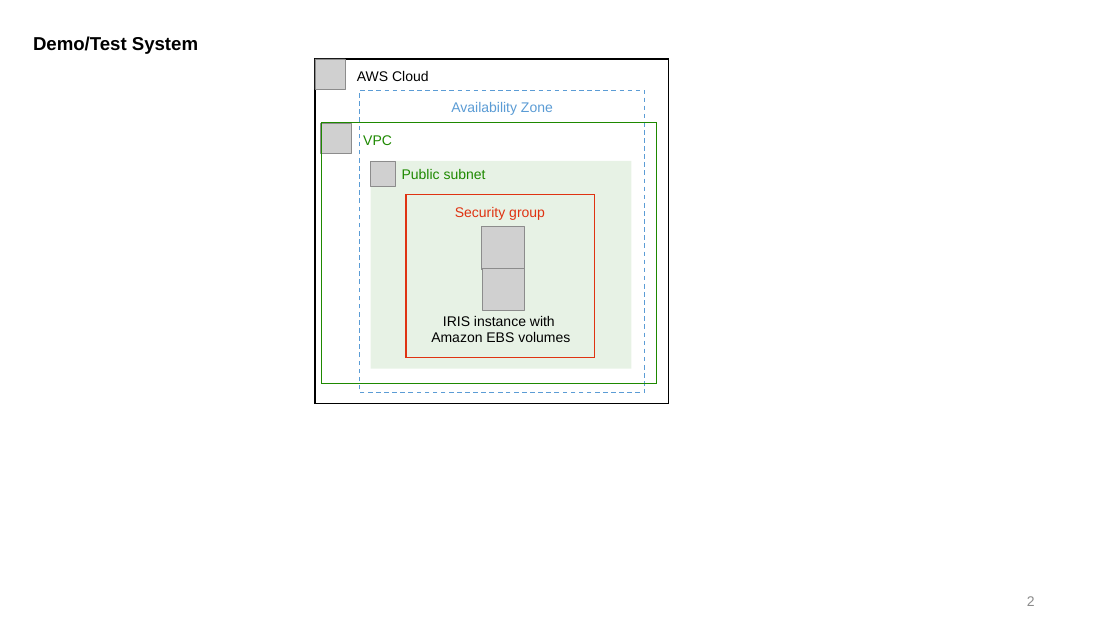
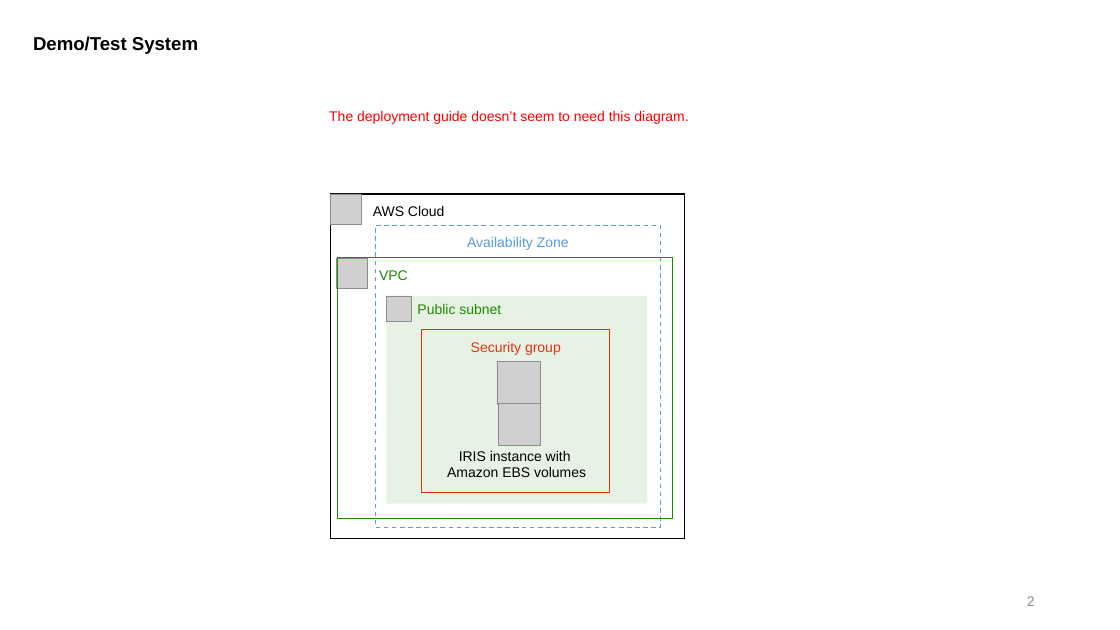
Before and after one commit to aws-quickstart/quickstart-intersystems-iris, a slide deck: slide 2 of docs/images/Intersystems IRIS architechture diagram.pptx. Drawn at 1120x630 pixels with LibreOffice and Linux fonts; fonts in the diff are those of the drawing; grey boxes stand for pictures. Boxes give left, top, right and bottom in pixels: in the first picture for what was removed or moved away, otherwise in the second. Text is boxed around its words. In the diff, an @@ line names an element or a change of style, - is before the commit and + after.

Commit message:
Edits throughout the guide + parameter descriptions in .yaml files

```diff
--- a/docs/images/Intersystems IRIS architechture diagram.pptx
+++ b/docs/images/Intersystems IRIS architechture diagram.pptx
@@ text added at box(329, 111, 688, 124), 12 pt, text #FF0000 @@
+The deployment guide doesn’t seem to need this diagram.
@@ 5 rectangles, 5 pictures, 1 text: place and size @@
-5 rectangles, 5 pictures, 1 text at box(315, 59, 669, 403)
+5 rectangles, 5 pictures, 1 text at box(331, 194, 685, 539)
```
Also in this commit, not shown: 2 other slides changed, 18 other files.
